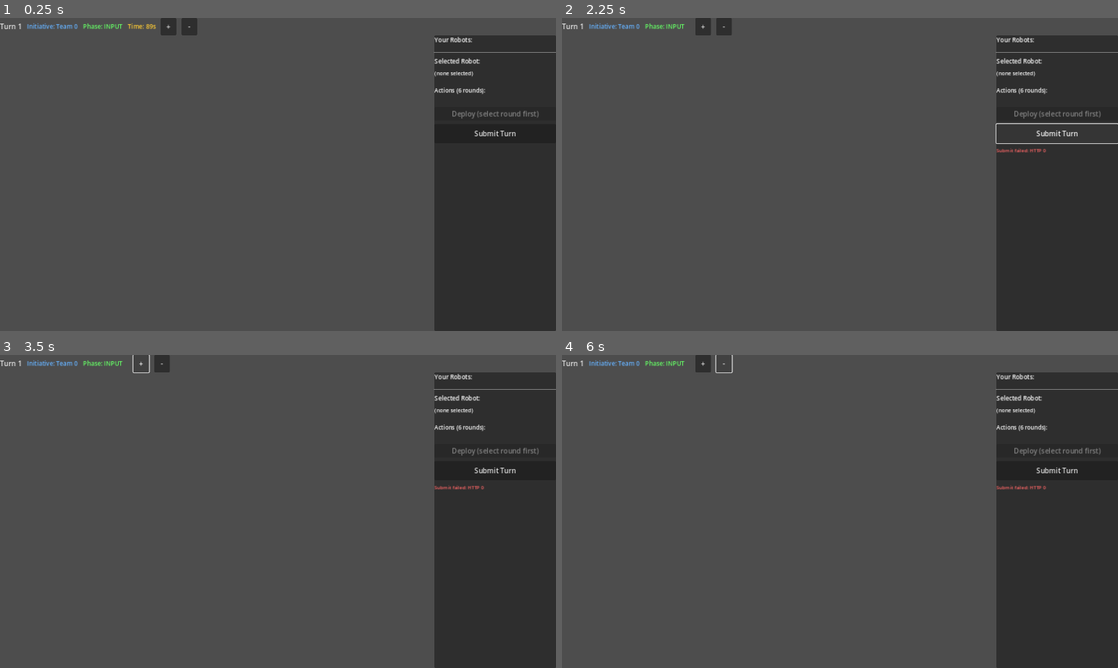
Above: before the commit, frames 1-4 (two rows, left to right).
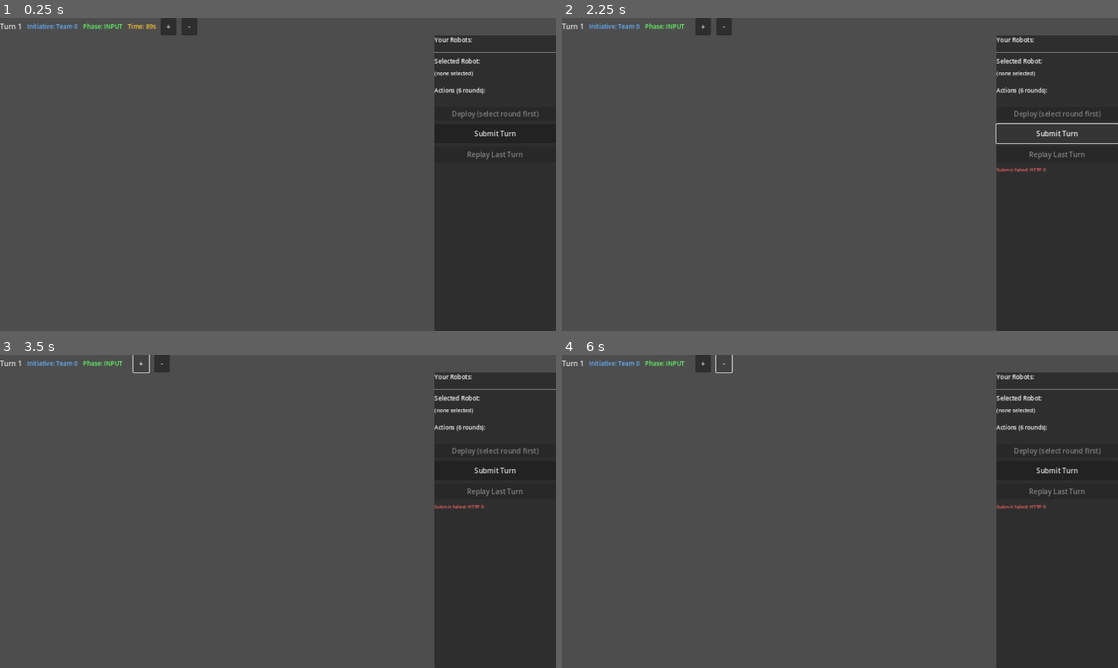
Above: after the commit, the same moments.

Repository: Karl-Eiholzer/robot_battle
Game: Godot game, scene res://scenes/game_view.tscn
The game is run twice, just before and just after one commit, with the same random seed, the same clock (stepped at 60 frames per second) and the same inputs. This scene is started directly instead of the project's main scene.
Inputs:
- Up to frame 1 (0.25 s): no input
- Up to frame 2 (2.25 s): click "+" at 0.5 s; click "-" at 1.25 s; click "Submit Turn" at 2 s
- Up to frame 3 (3.5 s): click "+" at 2.75 s
- Up to frame 4 (6 s): click "-" at 3.5 s; click "Submit Turn" at 4.25 s; click "+" at 5 s; click "-" at 5.75 s

The runs differ from the first frame. In frame 1, less than 0.1% of the frame differs, in the area x 84-94%, y 42-46%; in frame 2, 0.2%, in the area x 78-94%, y 41-50%; in frame 3, 0.2%; in frame 4, 0.2%.

Commit message:
Add Replay Last Turn button to game view
Players can now rewatch the previous turn's replay as many times as they
like during the input phase.

hex_map.gd: Added reset_for_replay(replay_data) which snaps every robot
sprite back to its round-0 starting position and undoes all hex-object
changes (removes objects that were created, restores objects that were
destroyed), so animate_replay_round can run correctly from the beginning.

game_view.tscn: Added ReplayBtn (disabled by default) below SubmitBtn in
the right panel.

game_view.gd: Stores _last_replay after each completed turn replay.
_replay_last_turn() resets the map, re-runs the animation sequence without
touching GameState, then restores the current map state, path highlights,
and robot selection. Submit and Replay buttons are disabled during
playback and re-enabled when finished.

Co-Authored-By: Claude Sonnet 4.6 <noreply@anthropic.com>

Diff:
--- a/game_client/scenes/game_view.gd
+++ b/game_client/scenes/game_view.gd
@@ -24,6 +24,7 @@
 @onready var camera: Camera2D = $Camera2D
 @onready var zoom_in_btn: Button = $UI/TopBar/ZoomInBtn
 @onready var zoom_out_btn: Button = $UI/TopBar/ZoomOutBtn
+@onready var replay_btn: Button = $UI/RightPanel/RightVBox/ReplayBtn
 
 # ==================== State ====================
 
@@ -36,6 +37,9 @@
 var _is_panning: bool = false
 var _pan_start_mouse: Vector2 = Vector2.ZERO
 var _pan_start_camera: Vector2 = Vector2.ZERO
+
+# Last completed turn replay (for re-watching)
+var _last_replay: Dictionary = {}
 
 # ==================== Ready ====================
 
@@ -47,6 +51,7 @@
 	deploy_btn.pressed.connect(_on_deploy_pressed)
 	zoom_in_btn.pressed.connect(_on_zoom_in)
 	zoom_out_btn.pressed.connect(_on_zoom_out)
+	replay_btn.pressed.connect(_replay_last_turn)
 	poll_timer.timeout.connect(_on_poll_timer)
 	input_timer.timeout.connect(_on_input_timer_expired)
 
@@ -507,6 +512,9 @@
 	# Brief pause after replay
 	await get_tree().create_timer(0.5).timeout
 
+	# Store replay so the player can rewatch it
+	_last_replay = replay
+
 	# Update game state
 	GameState.apply_turn_results(full_results)
 	_hide_overlay()
@@ -514,7 +522,48 @@
 	if winner != null:
 		_go_to_game_end(winner)
 	else:
+		replay_btn.disabled = false
 		_start_next_turn()
+
+func _replay_last_turn() -> void:
+	if _last_replay.is_empty():
+		return
+
+	# Disable controls during playback
+	replay_btn.disabled = true
+	submit_btn.disabled = true
+	var saved_robot_id = TurnInput.selected_robot_id
+
+	_show_overlay("Replaying turn...")
+
+	# Reset map to the state at the start of the recorded turn
+	hex_map.reset_for_replay(_last_replay)
+
+	# Animate each round (identical logic to _play_replay, no state changes)
+	var rounds = _last_replay.get("rounds", [])
+	var hex_objects_created = _last_replay.get("hex_objects_created", [])
+	var hex_objects_destroyed = _last_replay.get("hex_objects_destroyed", [])
+	for round_idx in range(rounds.size()):
+		var created_this_round: Array = []
+		var destroyed_this_round: Array = []
+		if round_idx == rounds.size() - 1:
+			created_this_round = hex_objects_created
+			destroyed_this_round = hex_objects_destroyed
+		hex_map.animate_replay_round(rounds[round_idx], created_this_round, destroyed_this_round)
+		await get_tree().create_timer(0.6).timeout
+
+	await get_tree().create_timer(0.5).timeout
+
+	# Restore current post-turn map state and UI
+	hex_map.populate_from_game_state()
+	hex_map.update_move_path_highlights(TurnInput.action_plan, GameState.robot_lookup)
+	if saved_robot_id != "":
+		hex_map.set_selected_robot(saved_robot_id)
+
+	_hide_overlay()
+	replay_btn.disabled = false
+	if TurnInput.current_phase == TurnInput.Phase.INPUT:
+		submit_btn.disabled = false
 
 # ==================== Next Turn / Game End ====================
 
--- a/game_client/scenes/game_view.tscn
+++ b/game_client/scenes/game_view.tscn
@@ -119,6 +119,12 @@
 custom_minimum_size = Vector2(0, 44)
 text = "Submit Turn"
 
+[node name="ReplayBtn" type="Button" parent="UI/RightPanel/RightVBox"]
+layout_mode = 2
+custom_minimum_size = Vector2(0, 36)
+text = "Replay Last Turn"
+disabled = true
+
 [node name="ValidationErrors" type="Label" parent="UI/RightPanel/RightVBox"]
 layout_mode = 2
 text = ""
--- a/game_client/scripts/hex_map.gd
+++ b/game_client/scripts/hex_map.gd
@@ -138,6 +138,30 @@
 func get_robot_sprite(robot_id: String) -> Node2D:
 	return _robot_sprites.get(robot_id, null)
 
+# Reset map visuals to the state at the start of a turn so the replay can
+# be watched again from the beginning.  Does NOT change GameState.
+func reset_for_replay(replay_data: Dictionary) -> void:
+	# Move every sprite back to its round-0 before_position
+	var rounds = replay_data.get("rounds", [])
+	if not rounds.is_empty():
+		for robot_replay in rounds[0]:
+			var robot_id = robot_replay.get("robot_id", "")
+			var before = robot_replay.get("before_position", [0, 0])
+			var hex = Vector2i(int(before[0]), int(before[1]))
+			if robot_id in _robot_sprites:
+				_robot_sprites[robot_id].position = HexMath.axial_to_pixel(hex, HEX_SIZE)
+
+	# Undo hex-object changes so the animation recreates them correctly:
+	# remove objects that were created during the turn
+	for obj in replay_data.get("hex_objects_created", []):
+		var pos = obj.get("position", [0, 0])
+		remove_hex_object(int(pos[0]), int(pos[1]), obj.get("type", ""))
+	# restore objects that were destroyed during the turn
+	for obj in replay_data.get("hex_objects_destroyed", []):
+		_add_hex_object_node(obj)
+
+	queue_redraw()
+
 func set_selected_robot(robot_id: String) -> void:
 	if _selected_robot_id != "" and _selected_robot_id in _robot_sprites:
 		_robot_sprites[_selected_robot_id].set_selected(false)
